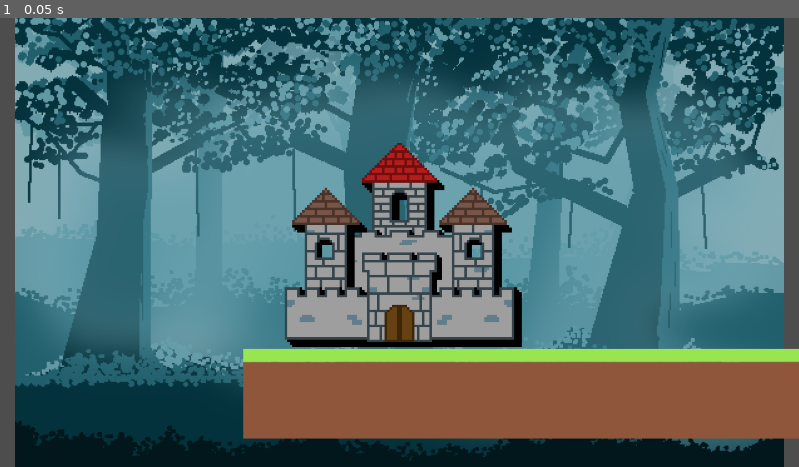
Above: before the commit, frame 1.
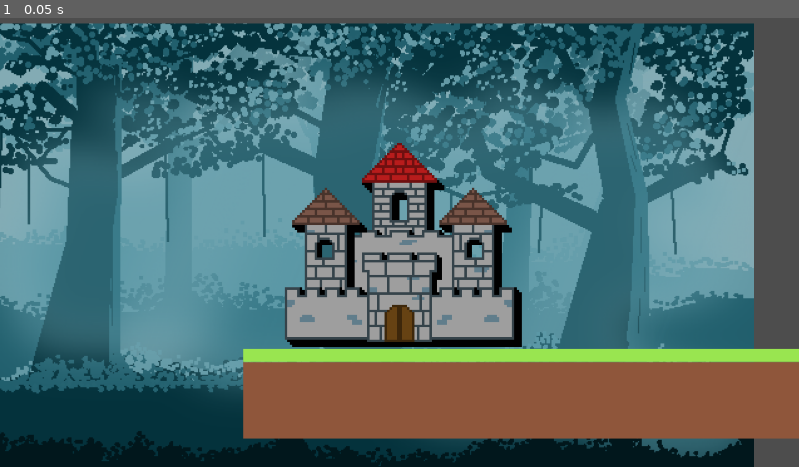
Above: after the commit, the same moment.

Repository: candlehand/wandering-castle
Game: Godot game, scene res://scenes/game.tscn
Same seed, same stepped clock (60 frames per second), same inputs: the game is played once before the commit and once after it.
Inputs:
- Up to frame 1 (0.05 s): no input

The runs differ from the first frame. In frame 1, 34% of the frame differs, in the area x 0-99%, y 0-100%.

Commit message:
More logic for main game scene

Diff:
--- a/scenes/TextureRect.gd
+++ b/scenes/TextureRect.gd
@@ -3,7 +3,7 @@
 
 # Called when the node enters the scene tree for the first time.
 func _ready():
-	# this is sus. We will see
+	# this is sus. We will see. SHould make the background minimum size the size of the viewport
 	custom_minimum_size = get_viewport().size
 
 
--- a/scenes/game.tscn
+++ b/scenes/game.tscn
@@ -29,6 +29,10 @@
 layer = -1
 
 [node name="TextureRect" type="TextureRect" parent="CanvasLayer-1"]
+offset_left = -73.0
+offset_top = 13.0
+offset_right = 1155.0
+offset_bottom = 730.0
 size_flags_horizontal = 3
 size_flags_vertical = 3
 texture = ExtResource("2_6ut4a")
